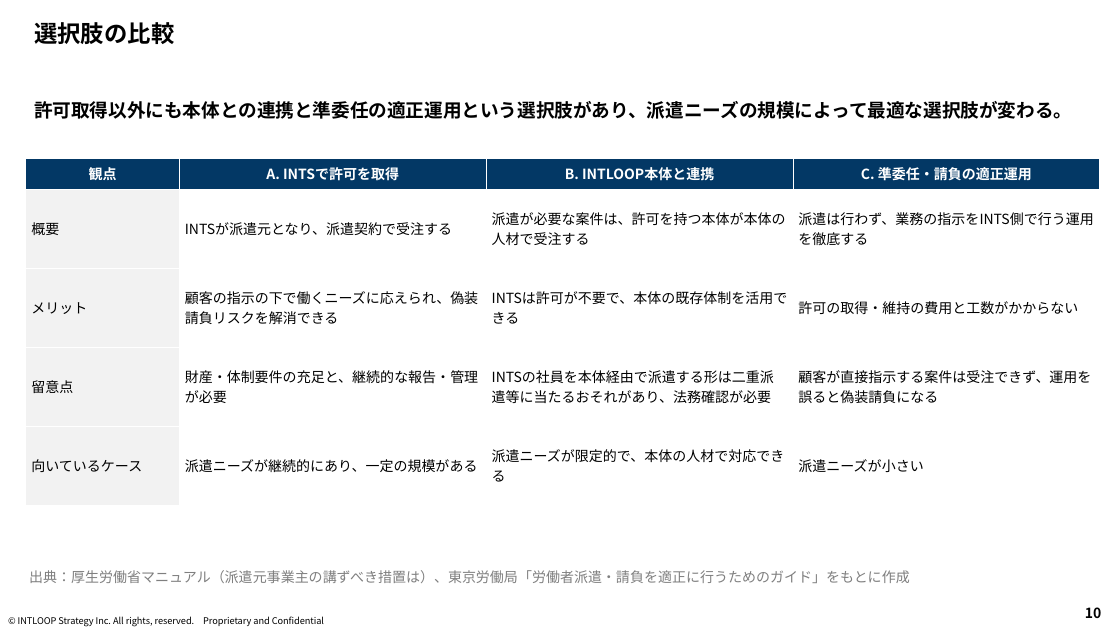
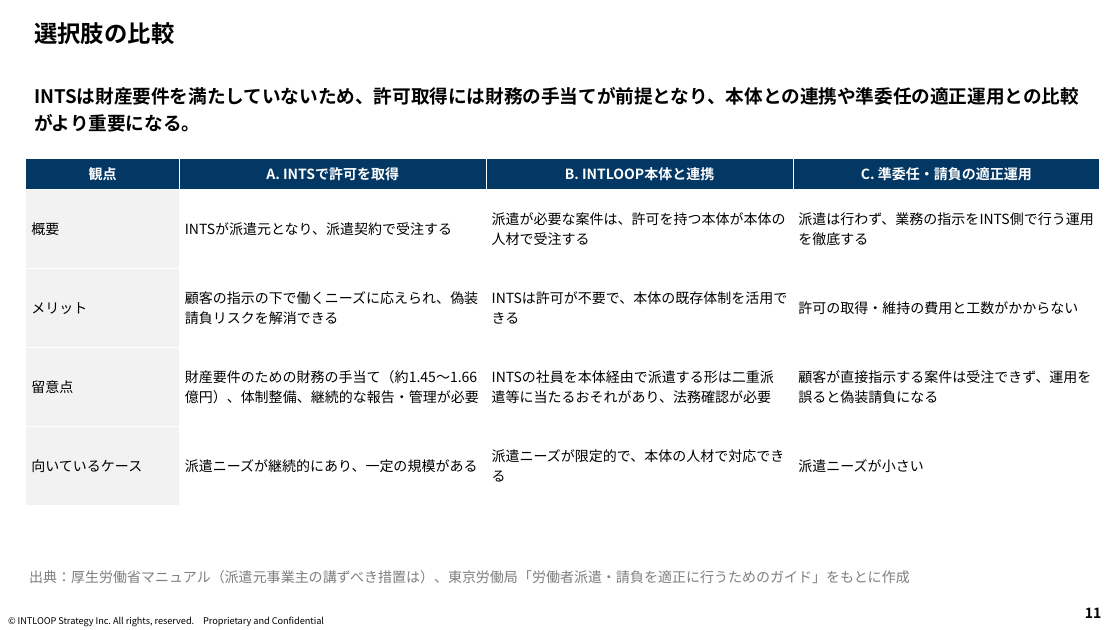
Before and after one commit to mkomko2011/For-AI, a slide deck: slide 11 of INTS_派遣業許可検討/INTS_派遣業許可検討_報告資料.pptx (slide 10 before the commit). Drawn at 1120x630 pixels with LibreOffice and Linux fonts; fonts in the diff are those of the drawing; background and template pictures are left out. Boxes give left, top, right and bottom in pixels: in the first picture for what was removed or moved away, otherwise in the second. Text is boxed around its words. In the diff, an @@ line names an element or a change of style, - is before the commit and + after.

```diff
--- a/INTS_派遣業許可検討/INTS_派遣業許可検討_報告資料.pptx
+++ b/INTS_派遣業許可検討/INTS_派遣業許可検討_報告資料.pptx
@@ text at [34,87,1079,132]: text changed @@
-許可取得以外にも本体との連携と準委任の適正運用という選択肢があり、派遣ニーズの規模によって最適な選択肢が変わる。
+INTSは財産要件を満たしていないため、許可取得には財務の手当てが前提となり、本体との連携や準委任の適正運用との比較がより重要になる。
@@ table at [26,158,1100,505] @@
-row 4, column 2: 財産・体制要件の充足と、継続的な報告・管理が必要
+row 4, column 2: 財産要件のための財務の手当て（約1.45～1.66億円）、体制整備、継続的な報告・管理が必要
@@ page number at [1085,607,1101,618]: text changed @@
-10
+11
```
Also in this commit, not shown: 13 other slides changed, 1 slide added, 1 other file.
